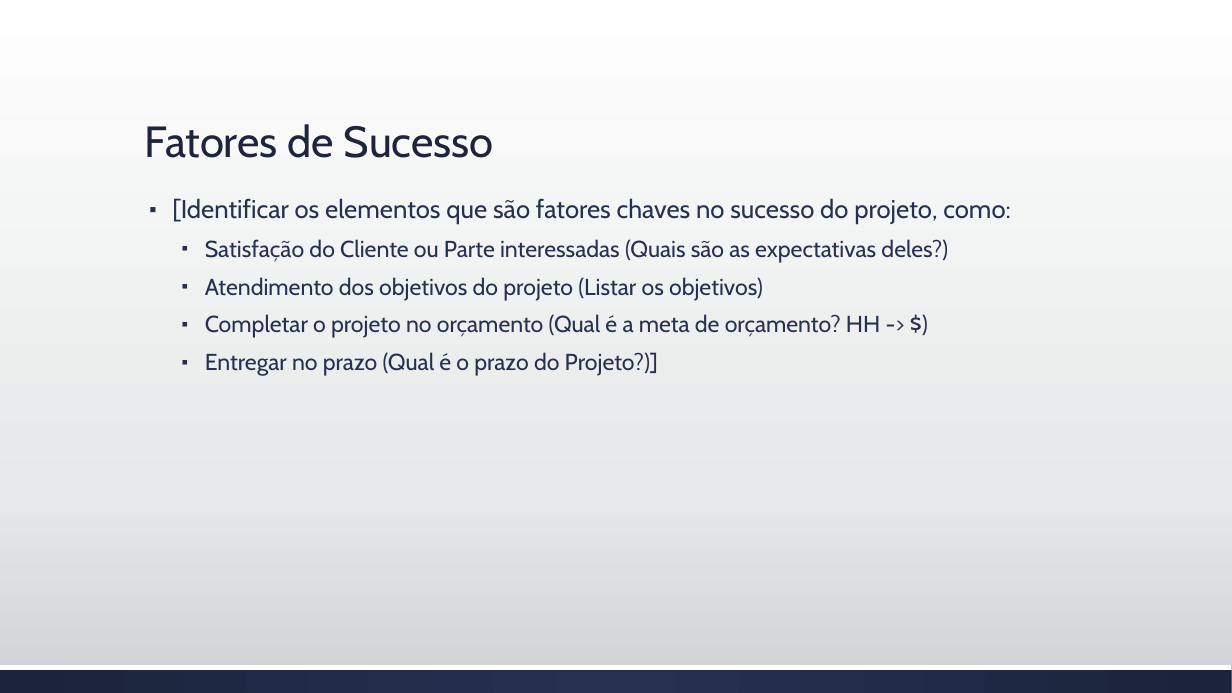
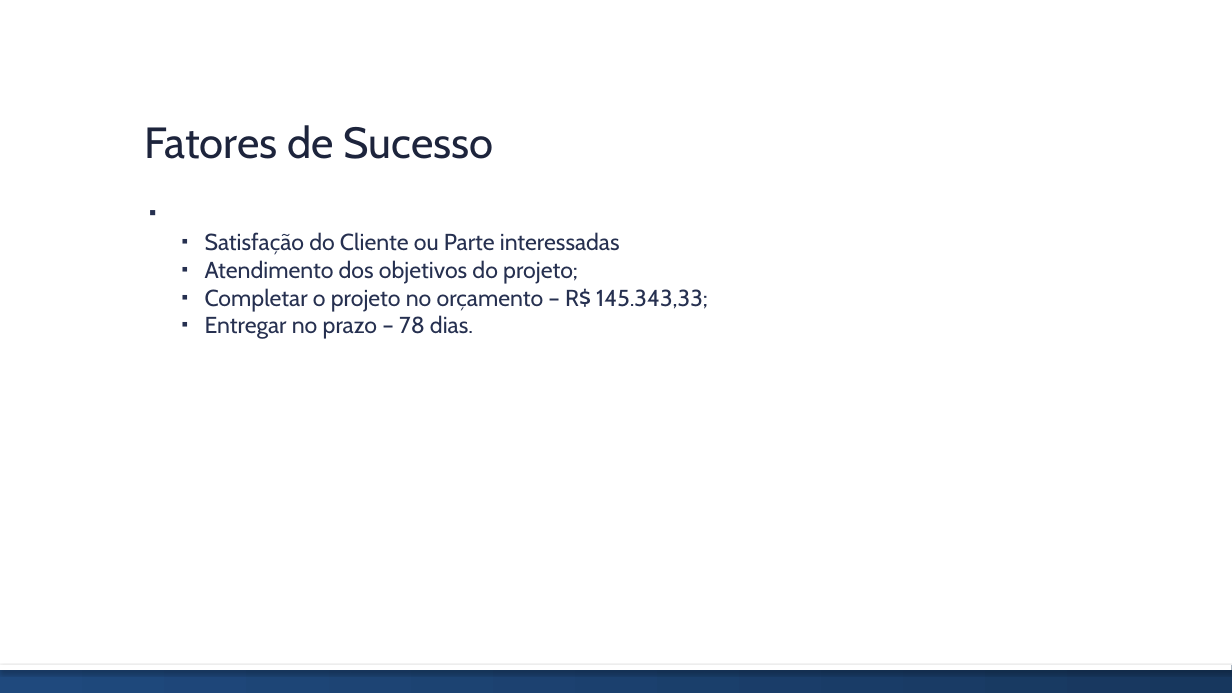
Before and after one commit to brunoedu/gestaoprojetos, a slide deck: slide 6 of Apresentação do projeto FINAL.pptx. Drawn at 1232x693 pixels with LibreOffice and Linux fonts; fonts in the diff are those of the drawing. Boxes give left, top, right and bottom in pixels: in the first picture for what was removed or moved away, otherwise in the second. Text is boxed around its words. In the diff, an @@ line names an element or a change of style, - is before the commit and + after.

```diff
--- a/Apresentação do projeto FINAL.pptx
+++ b/Apresentação do projeto FINAL.pptx
@@ background gradient #FFFFFF to #E5E8E8 to #CDD2D2 to #FFFFFF @@
@@ text at <box>205,232,708,339</box>: text changed @@
-▪ [Identificar os elementos que são fatores chaves no sucesso do projeto, como:
-  ▪ Satisfação do Cliente ou Parte interessadas (Quais são as expectativas deles?)
-  ▪ Atendimento dos objetivos do projeto (Listar os objetivos)
-  ▪ Completar o projeto no orçamento (Qual é a meta de orçamento? HH -> $)
-  ▪ Entregar no prazo (Qual é o prazo do Projeto?)]
+  ▪ Satisfação do Cliente ou Parte interessadas
+  ▪ Atendimento dos objetivos do projeto;
+  ▪ Completar o projeto no orçamento – R$ 145.343,33;
+  ▪ Entregar no prazo – 78 dias.
@@ rectangle at <box>0,665,1232,670</box>: shadow on @@
@@ rectangle at <box>0,665,1232,693</box>: fill gradient #263050 to #1D243C to gradient #1F497D to #17375E @@
```
Also in this commit, not shown: 14 other slides changed, 1 slide added, 1 slide removed.
